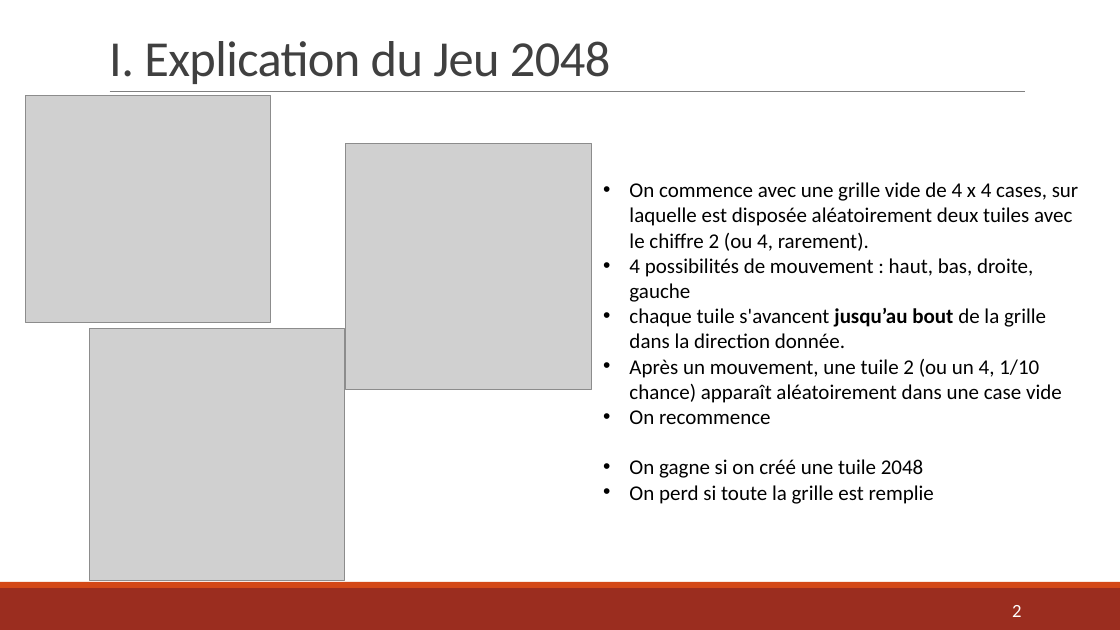
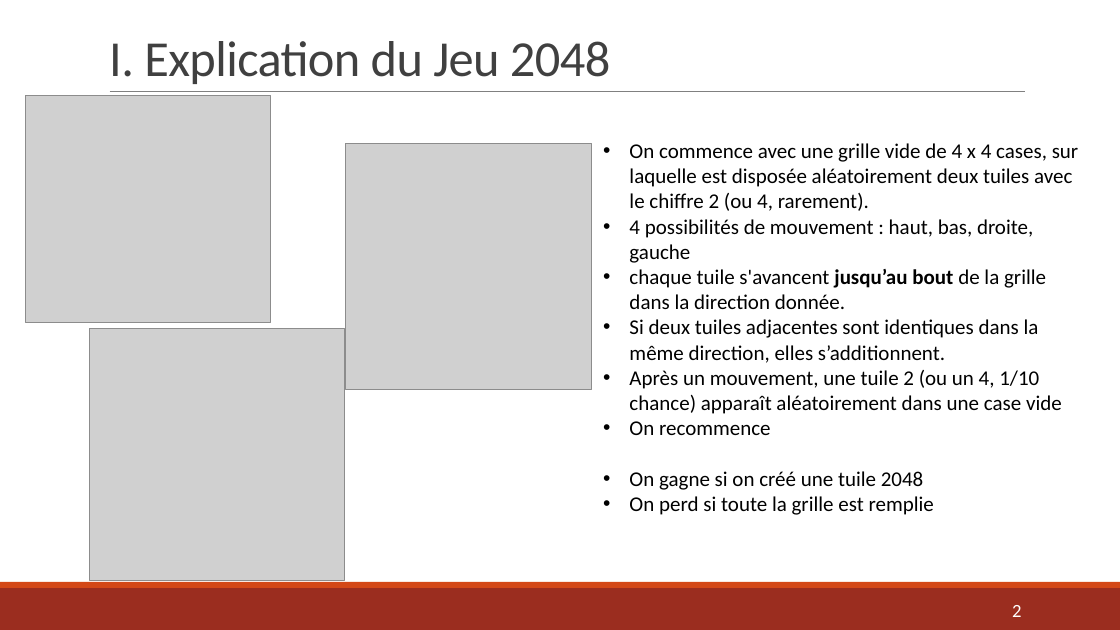
Before and after one commit to AlexandraDarco/prog_2048, a slide deck: slide 2 of Projet Info – Jeu 2048.pptx. Drawn at 1120x630 pixels with LibreOffice and Linux fonts; fonts in the diff are those of the drawing; grey boxes stand for pictures. Boxes give left, top, right and bottom in pixels: in the first picture for what was removed or moved away, otherwise in the second. Text is boxed around its words. In the diff, an @@ line names an element or a change of style, - is before the commit and + after.

```diff
--- a/Projet Info – Jeu 2048.pptx
+++ b/Projet Info – Jeu 2048.pptx
@@ text "On commence avec une grille ...": place and size @@
-text "On commence avec une grille ..." at <box>629,182,1079,504</box>
+text "On commence avec une grille ..." at <box>629,143,1079,515</box>
@@ text at <box>629,319,1039,363</box>: paragraph added @@
+• Si deux tuiles adjacentes sont identiques dans la même direction, elles s’additionnent.
```
Also in this commit, not shown: 1 other slide changed.
